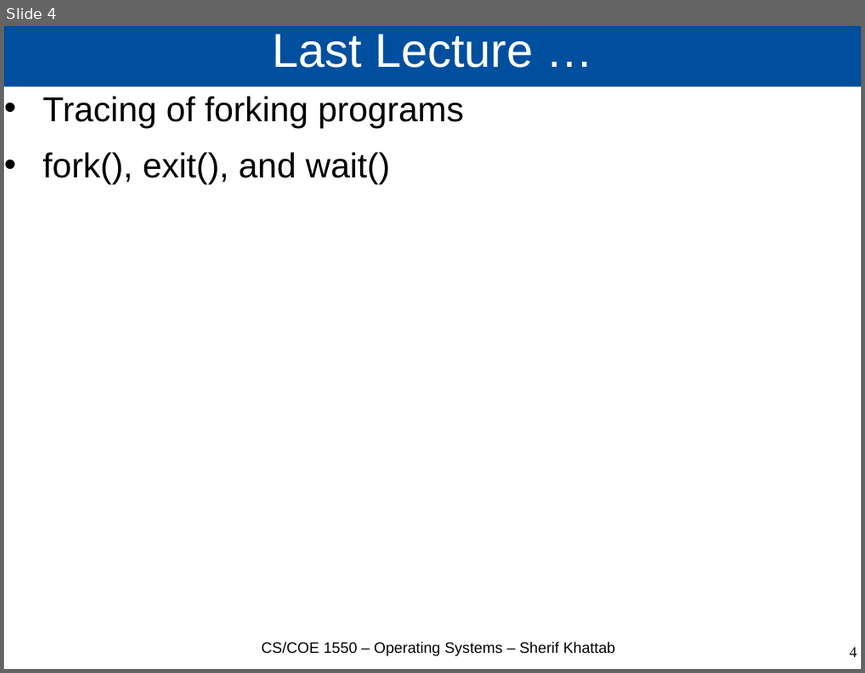
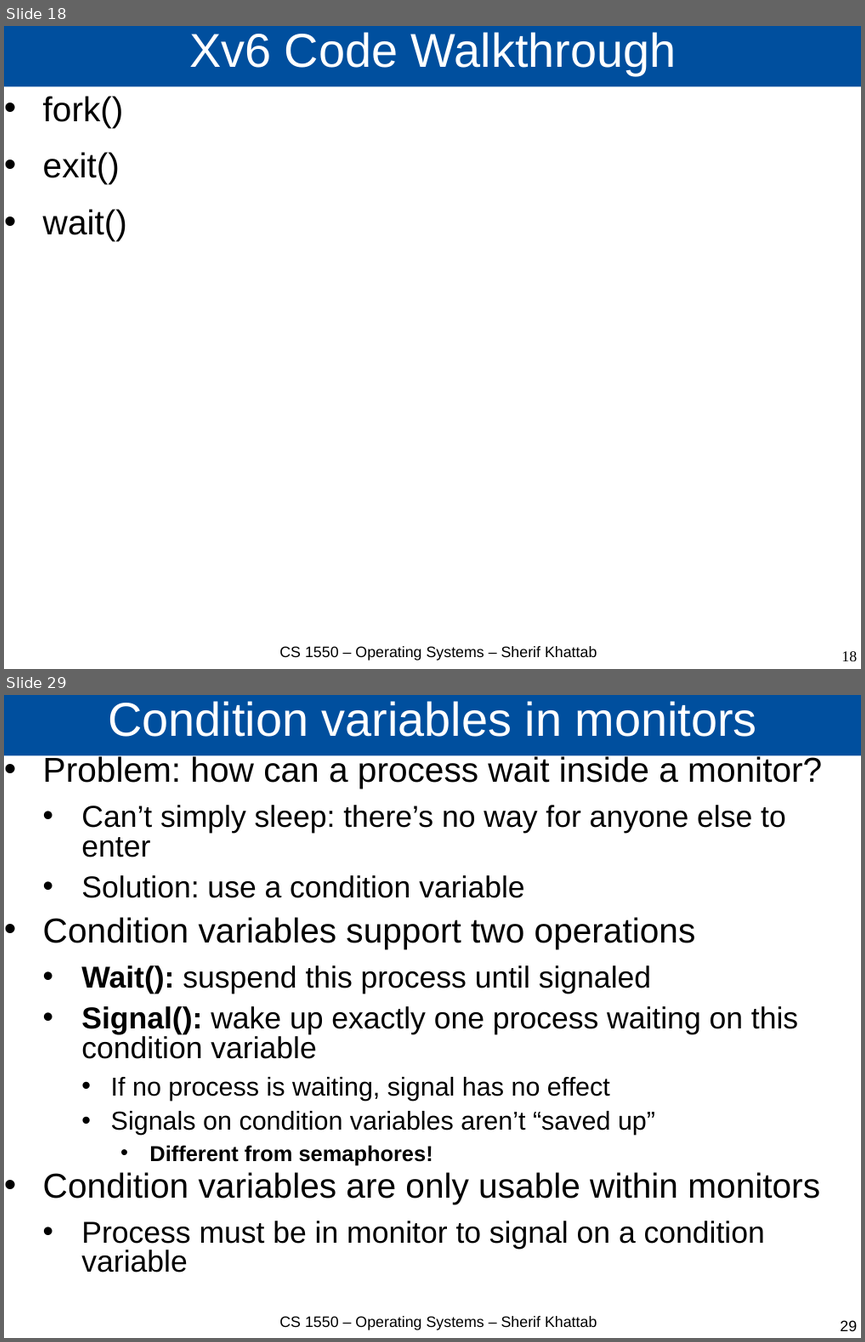
Before and after one commit to cs1550-2224/cs1550-code-handouts, a slide deck: DraftSlides/Lecture5.pptx. Shown one above the other, each under a label of ours: slide 4 before the commit, slides 18 and 29 after it; the slides between them are not shown. The pictures are 865x673 and 865x1342 pixels, drawn with LibreOffice and Linux fonts; fonts in the diff are those of the drawing. Boxes give left, top, right and bottom in pixels: in the first picture for what was removed or moved away, otherwise in the second. Text is boxed around its words. In the diff, an @@ line names an element or a change of style, - is before the commit and + after.

```diff
--- a/DraftSlides/Lecture5.pptx
+++ b/DraftSlides/Lecture5.pptx
@@ slide 29 added at bbox=[4, 695, 861, 1338], background #FFFFFF @@
@@ title added at bbox=[4, 695, 861, 756], fill #004F9E, 44 pt, text #FFFFFF @@
+Condition variables in monitors
@@ text added at bbox=[43, 755, 822, 1272], 28 pt, text #000000 @@
+• Problem: how can a process wait inside a monitor?
+  • Can’t simply sleep: there’s no way for anyone else to enter
+  • Solution: use a condition variable
+• Condition variables support two operations
+  • Wait(): suspend this process until signaled
+  • Signal(): wake up exactly one process waiting on this condition variable
+    • If no process is waiting, signal has no effect
+    • Signals on condition variables aren’t “saved up”
+      • Different from semaphores!
+• Condition variables are only usable within monitors
+  • Process must be in monitor to signal on a condition variable
@@ text added at bbox=[279, 1315, 596, 1330], 14 pt, text #000000 @@
+CS 1550 – Operating Systems – Sherif Khattab
@@ page number added at bbox=[840, 1320, 857, 1331], 14 pt, text #000000 @@
+29
@@ what was slide 4 is now slide 18 @@
@@ slide 18 changed as well @@
@@ title at bbox=[189, 32, 676, 75]: text changed @@
-Last Lecture …
+Xv6 Code Walkthrough
@@ text at bbox=[43, 96, 127, 241]: text changed @@
-• Tracing of forking programs
-• fork(), exit(), and wait()
+• fork()
+• exit()
+• wait()
@@ text at bbox=[279, 646, 596, 660]: text changed @@
-CS/COE 1550 – Operating Systems – Sherif Khattab
+CS 1550 – Operating Systems – Sherif Khattab
@@ page number at bbox=[841, 651, 857, 661]: text changed @@
-4
+18
```
Also in this commit, not shown: 6 other slides changed, 22 other slides added, 5 other files.
